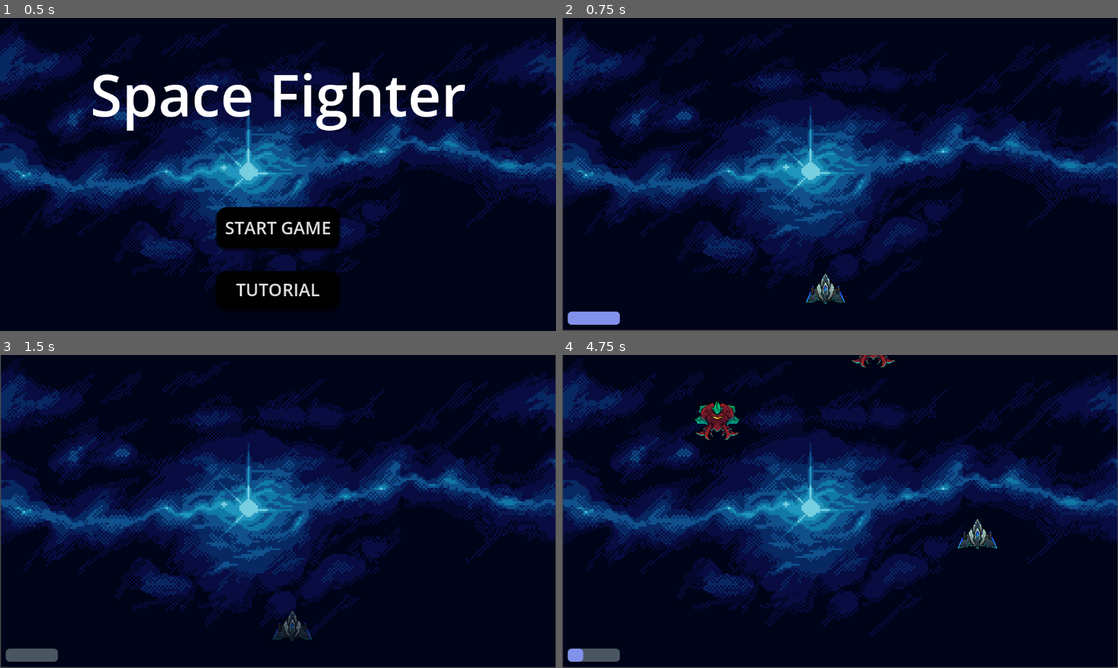
Above: before the commit, frames 1-4 (two rows, left to right).
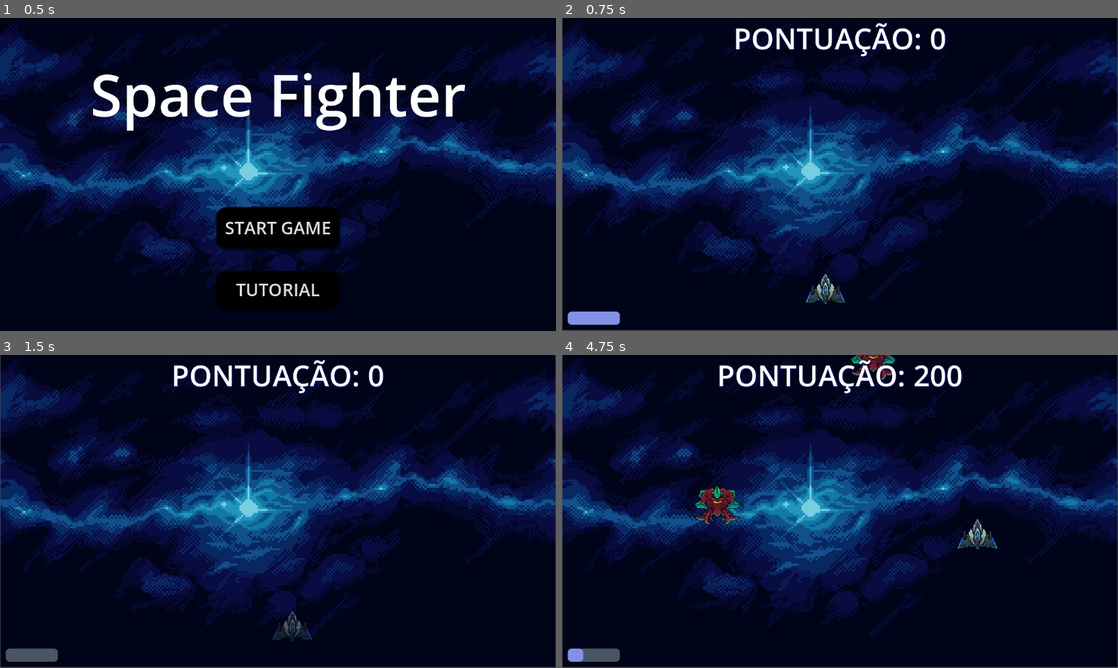
Above: after the commit, the same moments.

Repository: carlogia7/space-fighters-godot
Game: Godot game, scene res://menu.tscn
Two runs of this game, one before a commit and one after it. Both use one fixed random seed, a clock stepped at 60 frames per second and the inputs below.
Inputs (mouse positions are in pixels of both pictures, inside the frame that each line leads up to):
- Up to frame 1 (0.5 s): no input
- Up to frame 2 (0.75 s): click "START GAME" at 0.5 s
- Up to frame 3 (1.5 s): tap Enter at 1.25 s; move the mouse to (400, 495) at 1.27 s; hold D (move_right) from 1.28 s (still down); hold Space (invul) from 1.28 s (still down)
- Up to frame 4 (4.75 s): move the mouse to (728, 527) at 2.02 s; release D (move_right) at 2.03 s; release Space (invul) at 2.03 s; hold S (move_down) 2.03-2.78 s; tap Space (invul) at 2.1, 3.05, 3.6 s; move the mouse to (895, 442) at 2.77 s; press the mouse at (895, 442) at 2.78 s; hold D (move_right) 2.78-3.53 s; move the mouse to (812, 574) at 3.52 s; release the mouse at (812, 574) at 3.53 s; hold W (move_up) 3.53-4.28 s; move the mouse to (1006, 558) at 4.27 s; hold A (move_left) from 4.28 s (still down); hold Space (invul) from 4.28 s (still down)

Frame 1 is identical in both runs. In frame 2, 3.1% of the frame differs, in the area x 0-100%, y 0-100%; in frame 3, 3.1%; in frame 4, 4.9%.

Commit message:
jogo finalizado

Diff:
--- a/scenes/Game.tscn
+++ b/scenes/Game.tscn
@@ -1,10 +1,12 @@
-[gd_scene load_steps=9 format=3 uid="uid://chsrva7321qet"]
+[gd_scene load_steps=11 format=3 uid="uid://chsrva7321qet"]
 
 [ext_resource type="Script" uid="uid://cxum5fqwm0p6f" path="res://scripts/game.gd" id="1_ibkli"]
 [ext_resource type="PackedScene" uid="uid://jqm5euw4tqqq" path="res://scenes/player.tscn" id="2_qbsmt"]
 [ext_resource type="PackedScene" uid="uid://vlicci5a3xw3" path="res://scenes/diver_enemy.tscn" id="3_78awf"]
 [ext_resource type="PackedScene" uid="uid://dbdiyts3eaoti" path="res://scenes/enemy.tscn" id="4_78awf"]
+[ext_resource type="PackedScene" uid="uid://bp534ffs43dgf" path="res://scenes/hud.tscn" id="4_kiw3p"]
 [ext_resource type="Texture2D" uid="uid://cco1ayel3shl6" path="res://assets/background/bg-back.png" id="4_s0nni"]
+[ext_resource type="PackedScene" uid="uid://x3ijyjx72y64" path="res://scenes/game_over_screen.tscn" id="5_400sg"]
 [ext_resource type="AudioStream" uid="uid://dn0e2yys4t1v" path="res://assets/sounds/wacky-fight.mp3" id="6_aug50"]
 
 [sub_resource type="StyleBoxFlat" id="StyleBoxFlat_s0nni"]
@@ -25,10 +27,17 @@
 script = ExtResource("1_ibkli")
 enemy_scenes = Array[PackedScene]([ExtResource("4_78awf"), ExtResource("3_78awf")])
 
+[node name="UILayer" type="CanvasLayer" parent="."]
+
+[node name="HUD" parent="UILayer" instance=ExtResource("4_kiw3p")]
+
+[node name="GameOverScreen" parent="UILayer" instance=ExtResource("5_400sg")]
+visible = false
+
 [node name="ParallaxBackground" type="ParallaxBackground" parent="."]
 
 [node name="Sprite2D" type="Sprite2D" parent="ParallaxBackground"]
-position = Vector2(576.279, 323.209)
+position = Vector2(576, 323)
 scale = Vector2(4.22589, 4.03489)
 texture = ExtResource("4_s0nni")
 region_enabled = true
--- a/scenes/diver_enemy.tscn
+++ b/scenes/diver_enemy.tscn
@@ -10,6 +10,7 @@
 rotation_smoothing = 8.0
 vertical_steer_limit = 0.2
 speed = 400.0
+points = 200
 
 [node name="Sprite2D" parent="." index="0"]
 scale = Vector2(0.8, 0.661)
--- a/scenes/enemy.tscn
+++ b/scenes/enemy.tscn
@@ -10,6 +10,7 @@
 collision_layer = 2
 collision_mask = 5
 script = ExtResource("1_md0e3")
+speed = 300.0
 
 [node name="Sprite2D" type="Sprite2D" parent="."]
 position = Vector2(1.19209e-07, 60)
--- /dev/null
+++ b/scenes/game_over_screen.tscn
@@ -0,0 +1,115 @@
+[gd_scene load_steps=6 format=3 uid="uid://x3ijyjx72y64"]
+
+[ext_resource type="Script" uid="uid://uku57u1kg55j" path="res://scripts/game_over_screen.gd" id="1_iwahs"]
+
+[sub_resource type="StyleBoxFlat" id="StyleBoxFlat_4vnjk"]
+bg_color = Color(0.0627451, 0.313726, 0.545098, 1)
+corner_radius_top_left = 25
+corner_radius_top_right = 25
+corner_radius_bottom_right = 25
+corner_radius_bottom_left = 25
+
+[sub_resource type="LabelSettings" id="LabelSettings_iwahs"]
+font_size = 70
+
+[sub_resource type="LabelSettings" id="LabelSettings_61w2s"]
+font_size = 66
+
+[sub_resource type="LabelSettings" id="LabelSettings_jw6e5"]
+font_size = 60
+
+[node name="GameOverScreen" type="Control"]
+layout_mode = 3
+anchors_preset = 15
+anchor_right = 1.0
+anchor_bottom = 1.0
+grow_horizontal = 2
+grow_vertical = 2
+script = ExtResource("1_iwahs")
+
+[node name="ColorRect" type="ColorRect" parent="."]
+layout_mode = 1
+anchors_preset = 15
+anchor_right = 1.0
+anchor_bottom = 1.0
+grow_horizontal = 2
+grow_vertical = 2
+color = Color(0.12549, 0.12549, 0.12549, 0.490196)
+
+[node name="Panel" type="Panel" parent="."]
+layout_mode = 1
+anchors_preset = 8
+anchor_left = 0.5
+anchor_top = 0.5
+anchor_right = 0.5
+anchor_bottom = 0.5
+offset_left = -453.0
+offset_top = -271.0
+offset_right = 437.0
+offset_bottom = 273.0
+grow_horizontal = 2
+grow_vertical = 2
+theme_override_styles/panel = SubResource("StyleBoxFlat_4vnjk")
+
+[node name="GameOver" type="Label" parent="Panel"]
+layout_mode = 1
+anchors_preset = 5
+anchor_left = 0.5
+anchor_right = 0.5
+offset_left = -204.0
+offset_top = 58.0
+offset_right = 198.0
+offset_bottom = 154.0
+grow_horizontal = 2
+text = "GAME OVER"
+label_settings = SubResource("LabelSettings_iwahs")
+horizontal_alignment = 1
+vertical_alignment = 1
+
+[node name="HighScore" type="Label" parent="Panel"]
+layout_mode = 1
+anchors_preset = 5
+anchor_left = 0.5
+anchor_right = 0.5
+offset_left = -420.0
+offset_top = 180.0
+offset_right = 414.0
+offset_bottom = 276.0
+grow_horizontal = 2
+text = "MAIOR PONTUAÇÃO: 9999"
+label_settings = SubResource("LabelSettings_61w2s")
+horizontal_alignment = 1
+vertical_alignment = 1
+
+[node name="Score" type="Label" parent="Panel"]
+layout_mode = 1
+anchors_preset = 5
+anchor_left = 0.5
+anchor_right = 0.5
+offset_left = -419.0
+offset_top = 295.0
+offset_right = 415.0
+offset_bottom = 391.0
+grow_horizontal = 2
+text = "PONTUAÇÃO: 9999"
+label_settings = SubResource("LabelSettings_jw6e5")
+horizontal_alignment = 1
+vertical_alignment = 1
+
+[node name="RestartButton" type="Button" parent="Panel"]
+layout_mode = 1
+anchors_preset = 8
+anchor_left = 0.5
+anchor_top = 0.5
+anchor_right = 0.5
+anchor_bottom = 0.5
+offset_left = -129.0
+offset_top = 167.0
+offset_right = 119.0
+offset_bottom = 225.0
+grow_horizontal = 2
+grow_vertical = 2
+theme_override_font_sizes/font_size = 35
+text = "REINICIAR"
+
+[connection signal="pressed" from="Panel/RestartButton" to="." method="_on_restart_button_pressed"]
--- /dev/null
+++ b/scenes/hud.tscn
@@ -0,0 +1,27 @@
+[gd_scene load_steps=3 format=3 uid="uid://bp534ffs43dgf"]
+
+[ext_resource type="Script" uid="uid://bau1frtt5mph2" path="res://scripts/hud.gd" id="1_ahhtf"]
+
+[sub_resource type="LabelSettings" id="LabelSettings_oo0fn"]
+font_size = 60
+shadow_size = 5
+shadow_color = Color(0, 0, 0.482353, 0.603922)
+
+[node name="HUD" type="Control"]
+layout_mode = 3
+anchors_preset = 15
+anchor_right = 1.0
+anchor_bottom = 1.0
+grow_horizontal = 2
+grow_vertical = 2
+script = ExtResource("1_ahhtf")
+
+[node name="Score" type="Label" parent="."]
+layout_mode = 1
+anchors_preset = 10
+anchor_right = 1.0
+offset_bottom = 23.0
+grow_horizontal = 2
+text = "SCORE:9999"
+label_settings = SubResource("LabelSettings_oo0fn")
+horizontal_alignment = 1
--- a/scripts/enemy.gd
+++ b/scripts/enemy.gd
@@ -1,6 +1,10 @@
 class_name Enemy extends Area2D
 
+signal killed(points)
+
 @export var speed = 150.0
+@export var hp = 1
+@export var points = 100
 
 func _physics_process(delta):
 	global_position.y += speed * delta
@@ -18,3 +22,9 @@
 
 func _on_visible_on_screen_notifier_2d_screen_exited():
 	queue_free()
+
+func take_damage(amount):
+	hp -= amount
+	if hp<= 0:
+		killed.emit(points)
+		die()
--- a/scripts/game.gd
+++ b/scripts/game.gd
@@ -3,12 +3,46 @@
 @onready var laser_container = $LaserContainer
 @onready var timer = $EnemySpawnTimer
 @onready var enemy_container = $EnemyContainer
+@onready var hud = $UILayer/HUD
+@onready var gos = $UILayer/GameOverScreen
+
+var difficulty_increased := false
+var enemy_speed_multiplier := 1.0
 var player = null
+var score := 0:
+	set(value):
+		score = value
+		hud.score = score
+
+		if score >= 700 and not difficulty_increased:
+			difficulty_increased = true
+			enemy_speed_multiplier = 2.5
+			_increase_difficulty()
+
+
+
+var high_score
+
+
+
 
 
 func _ready():
+	var save_file = FileAccess.open("user://save.data", FileAccess.READ)
+	if save_file != null:
+		high_score = save_file.get_32()
+	else:
+		high_score = 0
+		save_game()
+
+	score = 0
 	player = get_tree().get_first_node_in_group("player")
 	player.laser_shot.connect(_on_player_laser_shot)
+	player.killed.connect(_on_player_killed)
+
+func save_game():
+	var save_file = FileAccess.open("user://save.data", FileAccess.WRITE)
+	save_file.store_32(high_score)
 
 
 func _process(_delta):
@@ -26,5 +60,29 @@
 
 func _on_enemy_spawn_timer_timeout():
 	var e = enemy_scenes.pick_random().instantiate()
-	e.global_position = Vector2(randf_range(100,1000),-100)
+	e.global_position = Vector2(randf_range(100,1000), -100)
+	e.killed.connect(_on_enemy_killed)
+
+	if e is Enemy:
+		e.speed *= enemy_speed_multiplier
+
 	enemy_container.add_child(e)
+
+
+func _on_enemy_killed(points):
+	score += points
+	if score > high_score:
+		high_score = score
+
+
+func _on_player_killed():
+	gos.set_score(score)
+	gos.set_high_score(high_score)
+	save_game()
+	await get_tree().create_timer(0.5).timeout
+	gos.visible = true
+
+func _increase_difficulty():
+	for enemy in enemy_container.get_children():
+		if enemy is Enemy:
+			enemy.speed *= enemy_speed_multiplier
--- /dev/null
+++ b/scripts/game_over_screen.gd
@@ -0,0 +1,12 @@
+extends Control
+
+
+func _on_restart_button_pressed() -> void:
+	get_tree().reload_current_scene()
+
+func set_score(value):
+	$Panel/Score.text = "PONTUAÇÃO: " + str(value)
+
+
+func set_high_score(value):
+	$Panel/HighScore.text = "MAIOR PONTUAÇÃO: " + str(value)
--- /dev/null
+++ b/scripts/hud.gd
@@ -0,0 +1,4 @@
+extends Control
+@onready var score = $Score:
+	set(value):
+		score.text = "PONTUAÇÃO: " + str(value)
--- a/scripts/laser.gd
+++ b/scripts/laser.gd
@@ -1,6 +1,7 @@
 extends Area2D
 
 @export var speed = 600
+@export var damage = 1
 
 func _physics_process(delta):
 	global_position.y += -speed * delta
@@ -12,5 +13,5 @@
 
 func _on_area_entered(area):
 	if area is Enemy:
-		area.die()
+		area.take_damage(damage)
 		queue_free()
--- a/scripts/player.gd
+++ b/scripts/player.gd
@@ -1,6 +1,7 @@
 class_name Player extends CharacterBody2D
 
 signal laser_shot(laser_scene, location)
+signal killed
 @export var speed = 300
 @onready var saida_tiro = $Muzzle
 @onready var sprite = $Sprite2D
@@ -90,4 +91,5 @@
 	sprite.modulate.a = 1.0  # volta ao normal
 
 func die():
+	killed.emit()
 	queue_free()
Not shown, added: scripts/game_over_screen.gd.uid
Not shown, added: scripts/hud.gd.uid
